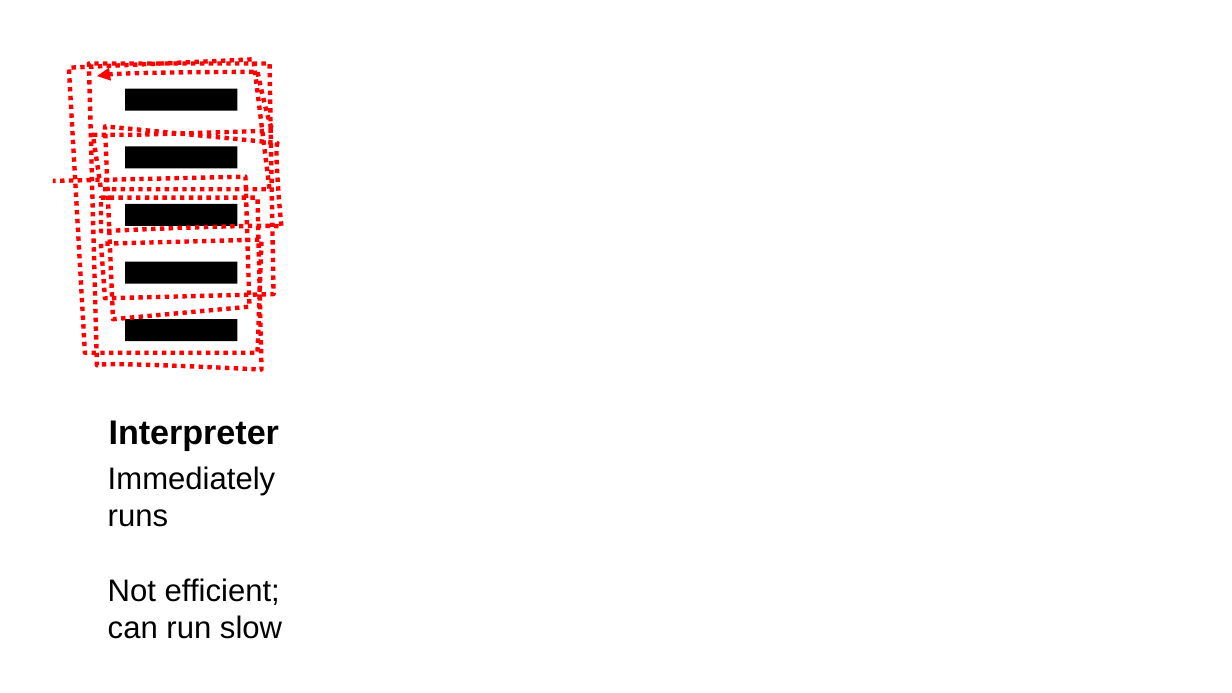
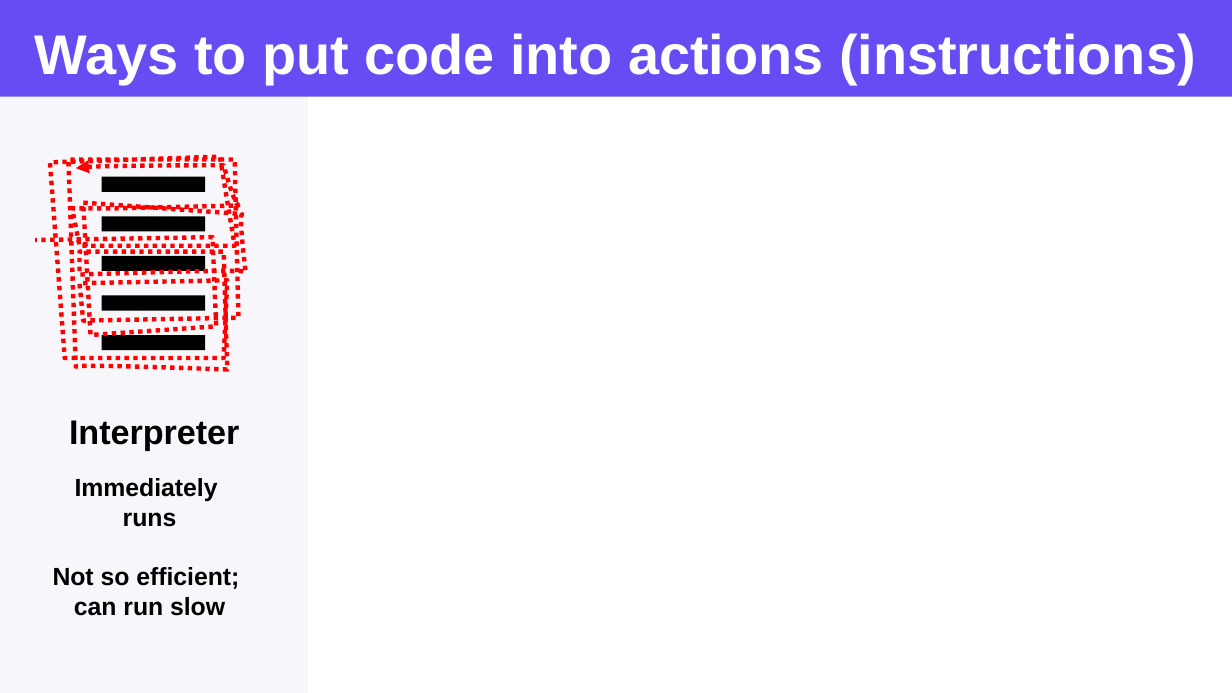
Before and after one commit to appijumbo/talks, a slide deck: slide 6 of WebAssembly Lightening Talk/webAssembly Talk v6.pptx (slide 5 before the commit). Drawn at 1232x693 pixels with LibreOffice and Linux fonts; fonts in the diff are those of the drawing. Boxes give left, top, right and bottom in pixels: in the first picture for what was removed or moved away, otherwise in the second. Text is boxed around its words. In the diff, an @@ line names an element or a change of style, - is before the commit and + after.

```diff
--- a/WebAssembly Lightening Talk/webAssembly Talk v6.pptx
+++ b/WebAssembly Lightening Talk/webAssembly Talk v6.pptx
@@ rectangle added at (x1=0, y1=0, x2=1232, y2=97), fill #684CF3 @@
@@ text added at (x1=35, y1=33, x2=1196, y2=84), 36 pt, text #FFFFFF, bold @@
+Ways to put code into actions (instructions)
@@ rectangle added at (x1=0, y1=97, x2=309, y2=693), fill #F7F7FB @@
@@ freeform shape resized from (x1=53, y1=59, x2=282, y2=370) to (x1=35, y1=157, x2=246, y2=370) @@
@@ rectangle resized from (x1=125, y1=146, x2=238, y2=169) to (x1=102, y1=177, x2=206, y2=192) @@
@@ rectangle resized from (x1=125, y1=205, x2=238, y2=227) to (x1=102, y1=217, x2=206, y2=233) @@
@@ rectangle resized from (x1=125, y1=262, x2=238, y2=284) to (x1=102, y1=256, x2=206, y2=272) @@
@@ rectangle resized from (x1=125, y1=88, x2=238, y2=111) to (x1=102, y1=295, x2=206, y2=311) @@
@@ rectangle resized from (x1=125, y1=320, x2=238, y2=342) to (x1=102, y1=335, x2=206, y2=351) @@
@@ text "Interpreter" moved from (x1=109, y1=420, x2=279, y2=450) to (x1=69, y1=420, x2=239, y2=450) @@
@@ text "Immediately" moved from (x1=108, y1=466, x2=282, y2=639) to (x1=53, y1=478, x2=239, y2=616) @@
@@ text at (x1=74, y1=478, x2=225, y2=616): size 20 to 16 pt, bold on in "Immediately", "runs", "can run slow"; alignment left to centre @@
@@ text at (x1=53, y1=567, x2=239, y2=589): text changed; size 20 to 16 pt; bold on @@
-Not efficient;
+Not so efficient;
```
Also in this commit, not shown: 4 other slides changed, 1 slide added, 8 other files.
